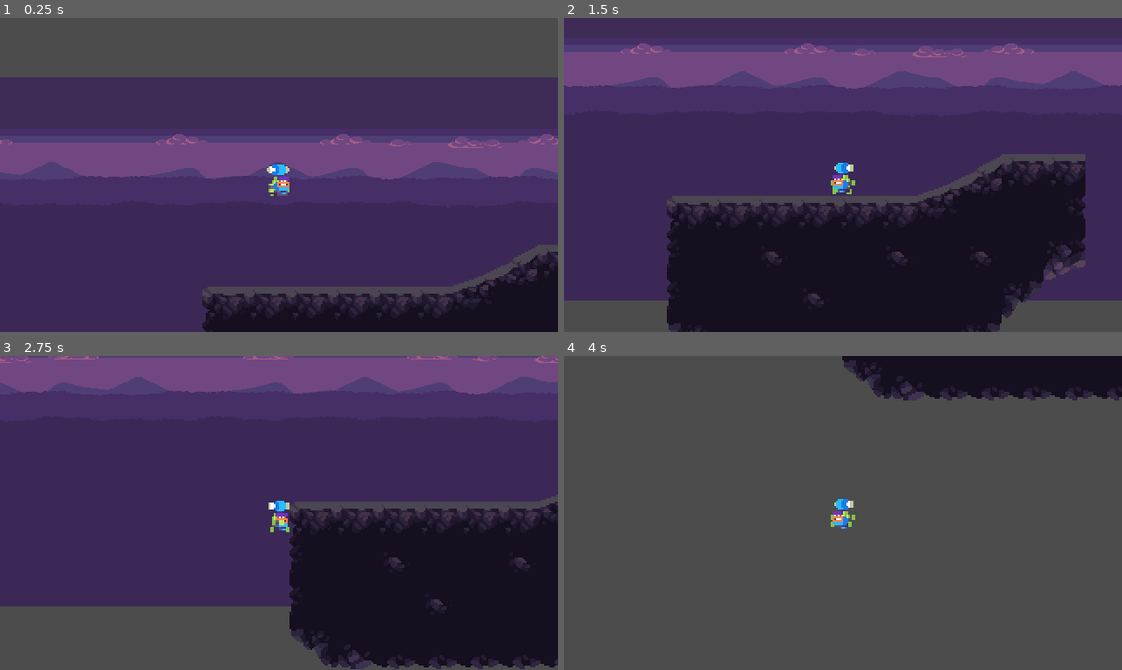
Above: before the commit, frames 1-4 (two rows, left to right).
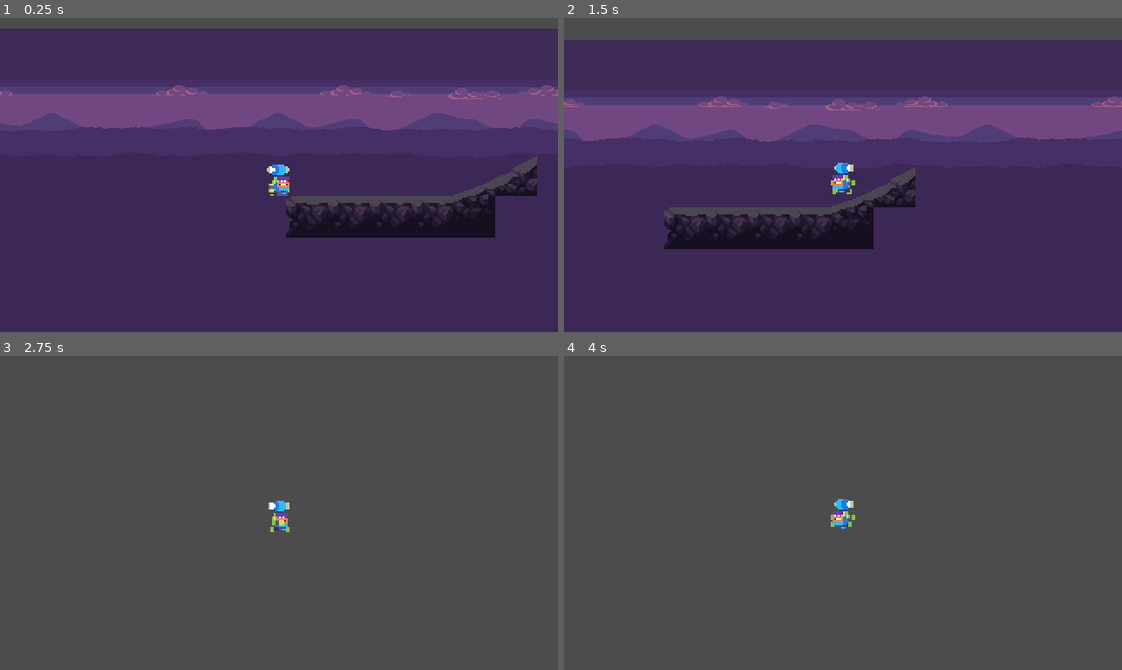
Above: after the commit, the same moments.

Repository: Bandeiraa/Mobile-Platformer-RPG
Game: Godot game, scene res://Scenes/Levels/TemplateLevel.tscn
Two runs of this game, one before a commit and one after it. Both use one fixed random seed, a clock stepped at 60 frames per second and the inputs below.
Inputs:
- Up to frame 1 (0.25 s): no input
- Up to frame 2 (1.5 s): hold Right (ui_right) 0.53-1.28 s; hold Left (ui_left) from 1.28 s (still down)
- Up to frame 3 (2.75 s): release Left (ui_left) at 2.03 s; hold Right (ui_right) from 2.03 s (still down)
- Up to frame 4 (4 s): release Right (ui_right) at 3.53 s; hold Left (ui_left) from 3.53 s (still down)

The runs differ from the first frame. In frame 1, 55% of the frame differs, in the area x 0-100%, y 3-100%; in frame 2, 64%; in frame 3, 87%, in the area x 0-100%, y 0-100%; in frame 4, 6.3%.

Commit message:
Adding slope movement

Diff:
--- /dev/null
+++ b/Resources/Tile.tres
@@ -0,0 +1,94 @@
+[gd_resource type="TileSet" load_steps=7 format=2]
+
+[ext_resource path="res://Sprites/Tiles/tileset.png" type="Texture" id=1]
+
+[sub_resource type="ConvexPolygonShape2D" id=1]
+points = PoolVector2Array( -24, 24, 24, 0, 23.9482, 23.9153 )
+
+[sub_resource type="ConvexPolygonShape2D" id=2]
+points = PoolVector2Array( 0, 0, 24, 0, 24, 24, 0, 24 )
+
+[sub_resource type="ConvexPolygonShape2D" id=3]
+points = PoolVector2Array( 0, 0, 24, 0, 24, 24, 0, 24 )
+
+[sub_resource type="ConvexPolygonShape2D" id=4]
+points = PoolVector2Array( 0, 0, 24, 0, 24, 24, 0, 24 )
+
+[sub_resource type="ConvexPolygonShape2D" id=5]
+points = PoolVector2Array( 0, 0, 24, 0, 24, 24, 0, 24 )
+
+[resource]
+1/name = "Slope"
+1/texture = ExtResource( 1 )
+1/tex_offset = Vector2( 0, 0 )
+1/modulate = Color( 1, 1, 1, 1 )
+1/region = Rect2( 0, 72, 48, 24 )
+1/tile_mode = 2
+1/autotile/icon_coordinate = Vector2( 0, 0 )
+1/autotile/tile_size = Vector2( 24, 24 )
+1/autotile/spacing = 0
+1/autotile/occluder_map = [  ]
+1/autotile/navpoly_map = [  ]
+1/autotile/priority_map = [  ]
+1/autotile/z_index_map = [  ]
+1/occluder_offset = Vector2( 0, 0 )
+1/navigation_offset = Vector2( 0, 0 )
+1/shape_offset = Vector2( 0, 0 )
+1/shape_transform = Transform2D( 1, 0, 0, 1, 0, 0 )
+1/shape = SubResource( 1 )
+1/shape_one_way = false
+1/shape_one_way_margin = 1.0
+1/shapes = [ {
+"autotile_coord": Vector2( 1, 0 ),
+"one_way": false,
+"one_way_margin": 1.0,
+"shape": SubResource( 1 ),
+"shape_transform": Transform2D( 1, 0, 0, 1, 0, 0 )
+} ]
+1/z_index = 0
+2/name = "Tiles"
+2/texture = ExtResource( 1 )
+2/tex_offset = Vector2( 0, 0 )
+2/modulate = Color( 1, 1, 1, 1 )
+2/region = Rect2( 0, 0, 192, 168 )
+2/tile_mode = 2
+2/autotile/icon_coordinate = Vector2( 0, 0 )
+2/autotile/tile_size = Vector2( 24, 24 )
+2/autotile/spacing = 0
+2/autotile/occluder_map = [  ]
+2/autotile/navpoly_map = [  ]
+2/autotile/priority_map = [  ]
+2/autotile/z_index_map = [  ]
+2/occluder_offset = Vector2( 0, 0 )
+2/navigation_offset = Vector2( 0, 0 )
+2/shape_offset = Vector2( 0, 0 )
+2/shape_transform = Transform2D( 1, 0, 0, 1, 0, 0 )
+2/shape = SubResource( 2 )
+2/shape_one_way = false
+2/shape_one_way_margin = 1.0
+2/shapes = [ {
+"autotile_coord": Vector2( 0, 0 ),
+"one_way": false,
+"one_way_margin": 1.0,
+"shape": SubResource( 2 ),
+"shape_transform": Transform2D( 1, 0, 0, 1, 0, 0 )
+}, {
+"autotile_coord": Vector2( 1, 0 ),
+"one_way": false,
+"one_way_margin": 1.0,
+"shape": SubResource( 3 ),
+"shape_transform": Transform2D( 1, 0, 0, 1, 0, 0 )
+}, {
+"autotile_coord": Vector2( 2, 0 ),
+"one_way": false,
+"one_way_margin": 1.0,
+"shape": SubResource( 4 ),
+"shape_transform": Transform2D( 1, 0, 0, 1, 0, 0 )
+}, {
+"autotile_coord": Vector2( 3, 0 ),
+"one_way": false,
+"one_way_margin": 1.0,
+"shape": SubResource( 5 ),
+"shape_transform": Transform2D( 1, 0, 0, 1, 0, 0 )
+} ]
+2/z_index = 0
--- a/Scenes/Levels/TemplateLevel.tscn
+++ b/Scenes/Levels/TemplateLevel.tscn
@@ -3,7 +3,7 @@
 [ext_resource path="res://Scenes/GUI/Parallax.tscn" type="PackedScene" id=1]
 [ext_resource path="res://Scenes/Actors/Player.tscn" type="PackedScene" id=2]
 [ext_resource path="res://Scenes/GUI/TileMap.tscn" type="PackedScene" id=3]
-[ext_resource path="res://Scripts/Actors/Player.gd" type="Script" id=4]
+[ext_resource path="res://Resources/Tile.tres" type="TileSet" id=4]
 
 [node name="Level" type="Node"]
 
@@ -11,6 +11,7 @@
 
 [node name="Player" parent="." instance=ExtResource( 2 )]
 position = Vector2( 19.7707, 52.6352 )
-script = ExtResource( 4 )
 
 [node name="TileMap" parent="." instance=ExtResource( 3 )]
+tile_set = ExtResource( 4 )
+tile_data = PoolIntArray( 196613, 1, 0, 196614, 1, 1, 262145, 2, 0, 262146, 2, 1, 262147, 2, 1, 262148, 2, 1, 262149, 2, 393218, 262150, 0, 196609, 262151, 0, 1, 262152, 0, 1, 393215, 0, 0, 327680, 0, 1, 327681, 0, 1, 327682, 0, 1, 327683, 0, 1, 327684, 0, 1, 327685, 0, 393218, 327686, 0, 131073, 327687, 0, 131073, 327688, 0, 65538, 458751, 0, 65536, 393216, 0, 131073, 393217, 0, 65537, 393218, 0, 131073, 393219, 0, 131073, 393220, 0, 65537, 393221, 0, 131073, 393222, 0, 65537, 393223, 0, 131073, 393224, 0, 131074, 524287, 0, 65536, 458752, 0, 131073, 458753, 0, 131073, 458754, 0, 65537, 458755, 0, 131073, 458756, 0, 131073, 458757, 0, 131073, 458758, 0, 131073, 458759, 0, 131078, 589823, 0, 131075, 524288, 0, 131072, 524289, 0, 131077, 524290, 0, 131077, 524291, 0, 131077, 524292, 0, 131077, 524293, 0, 131077, 524294, 0, 131078 )
--- a/Scripts/Actors/Player.gd
+++ b/Scripts/Actors/Player.gd
@@ -1,17 +1,23 @@
 extends KinematicBody2D
+
+const FLOOR = Vector2.UP
+const SNAP_DIRECTION = Vector2.DOWN
+const SNAP_LENGTH = 32.0
+const SLOPE_THRESHOLD = deg2rad(45)
 
 onready var sprite = get_node("Sprite")
 
 var speed = 200
 var velocity = Vector2.ZERO
-var gravity = 100
+var direction = Vector2.ZERO
+
+var snap_vector = SNAP_DIRECTION * SNAP_LENGTH
+
+var gravity = 1000
 
 func move():
-	velocity.x = 0
-	if Input.is_action_pressed("ui_left"):
-		velocity.x -= speed
-	elif Input.is_action_pressed("ui_right"):
-		velocity.x += speed
+	direction.x = Input.get_action_strength("ui_right") - Input.get_action_strength("ui_left")
+	velocity.x = direction.x * speed
 
 
 func animate(input_movement):
@@ -22,10 +28,10 @@
 		sprite.play("Idle")
 
 
-func get_orientation(direction):
-	if direction.x > 0:
+func get_orientation(input):
+	if input.x > 0:
 		sprite.flip_h = false
-	elif direction.x < 0:
+	elif input.x < 0:
 		sprite.flip_h = true
 
 
@@ -33,4 +39,4 @@
 	move()
 	animate(velocity)
 	velocity.y += gravity * delta
-	velocity = move_and_slide(velocity, Vector2.UP)
+	velocity.y = move_and_slide_with_snap(velocity, snap_vector, FLOOR, true, 4, SLOPE_THRESHOLD).y
